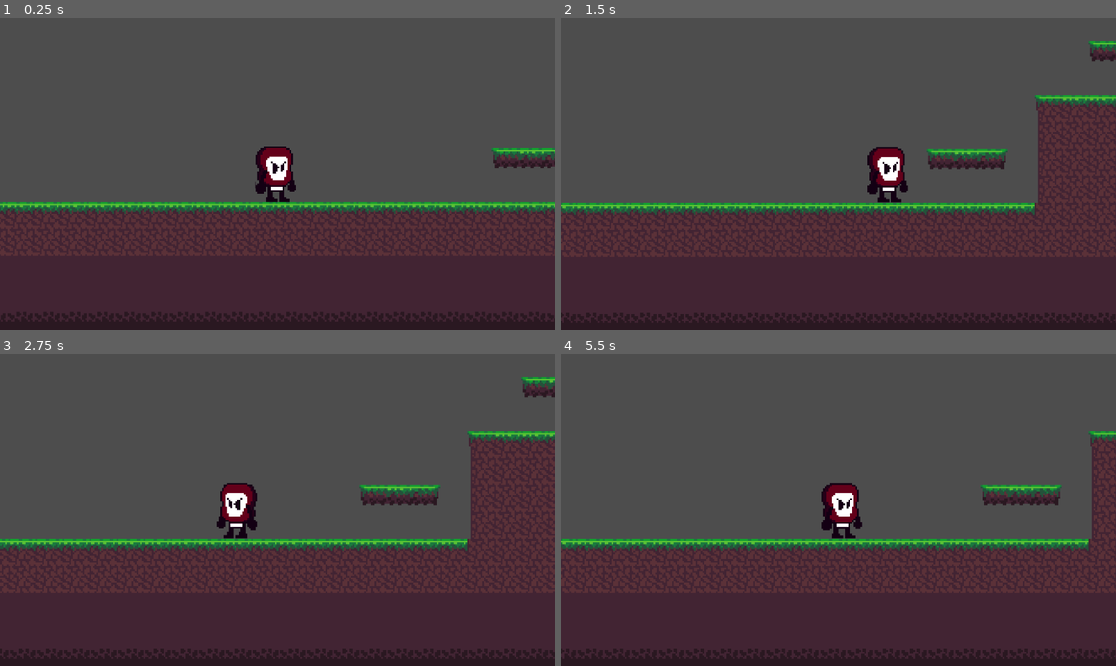
Above: before the commit, frames 1-4 (two rows, left to right).
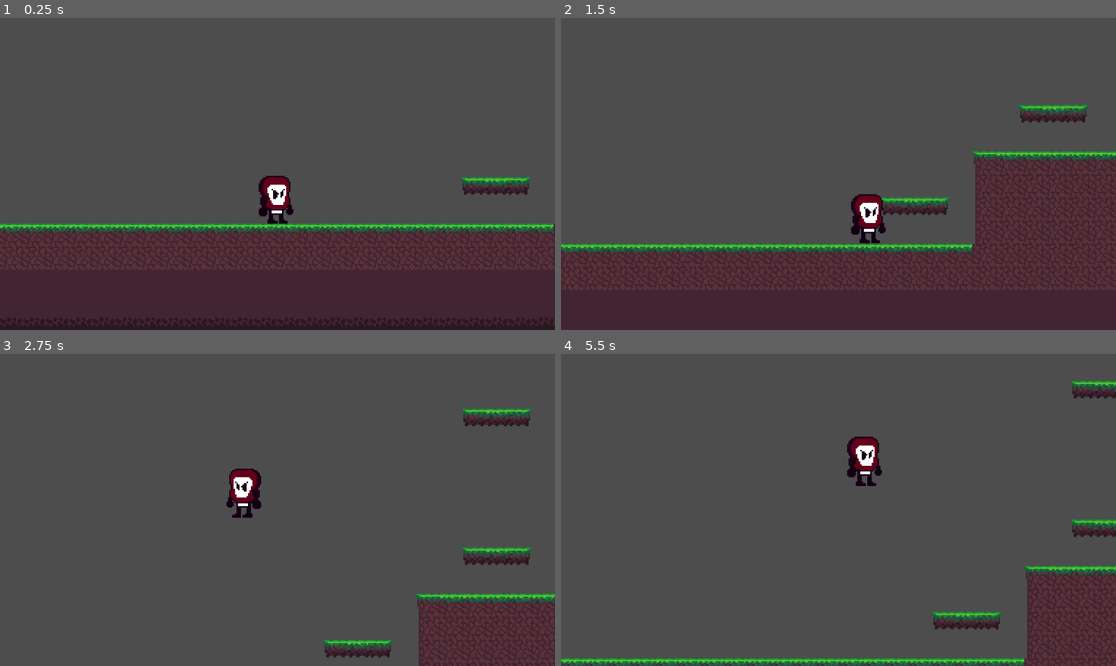
Above: after the commit, the same moments.

Repository: Crayonzla/Ketchup
Game: Godot game, scene res://world.tscn
Two runs of this game, one before a commit and one after it. Both use one fixed random seed, a clock stepped at 60 frames per second and the inputs below.
Inputs:
- Up to frame 1 (0.25 s): no input
- Up to frame 2 (1.5 s): tap Enter (ui_accept) at 0.5, 0.77, 0.8, 1.07, 1.35 s; hold Z (Select, bound only after the commit) 0.53-1.28 s; hold Right (ui_right) from 0.53 s (still down)
- Up to frame 3 (2.75 s): tap Enter (ui_accept) at 1.52, 1.82, 2.3 s; tap Z (Select, bound only after the commit) at 1.55 s; release Right (ui_right) at 2.03 s; hold Left (ui_left) from 2.03 s (still down); hold Z (Select, bound only after the commit) from 2.03 s (still down)
- Up to frame 4 (5.5 s): release Left (ui_left) at 2.78 s; release Z (Select, bound only after the commit) at 2.78 s; hold Right (ui_right) 2.78-4.28 s; tap Z (Select, bound only after the commit) at 2.85, 4.35 s; tap Enter (ui_accept) at 3.02, 3.32, 4.52, 4.82, 5.3 s; hold Enter (ui_accept) 3.53-4.28 s; hold Left (ui_left) 4.28-5.03 s; hold Right (ui_right) from 5.03 s (still down); hold Z (Select, bound only after the commit) from 5.03 s (still down)

The runs differ from the first frame. In frame 1, 16% of the frame differs, in the area x 0-100%, y 36-81%; in frame 2, 25%; in frame 3, 46%, in the area x 0-100%, y 7-100%; in frame 4, 42%.

Commit message:
Movement Fix Overhaul
Pretty much changed the whole movement script (Sorry Crayonzla ;-;) to be more retro (Got help by one tutorial for the jump)

Diff:
--- a/Funny Gamejam Project/Player.gd
+++ b/Funny Gamejam Project/Player.gd
@@ -1,38 +1,31 @@
 extends CharacterBody2D
 
-const speed = 1
-const maxspeed = 45
-const jumpmax = -100
-const gravity = 325
-const acc = 1
-const jumpacc = 1
-const deacc = 3.75
-const jumpforce = 95
+const SPD = 64
+var action = 0
+var jumpCount = 0
+
+@export var jump_height : float = 32
+@export var jump_time_to_peak : float = 0.5
+@export var jump_time_to_descent : float = 0.4
+
+@onready var jump_velocity : float = ((2.0 * jump_height) / jump_time_to_peak) * -1
+@onready var jump_gravity : float = ((-2.0 * jump_height) / (jump_time_to_peak * jump_time_to_peak)) * -1
+@onready var fall_gravity : float = ((-2.0 * jump_height) / (jump_time_to_descent * jump_time_to_descent)) * -1
 
 var motion = Vector2()
 
 func _physics_process(delta):
+	motion.y += getGravity() * delta
+	if Input.is_action_just_pressed("Select") && jumpCount < 1:
+		jump()
+		action = 2
+		jumpCount += 1
+	if is_on_floor():
+		jumpCount = 0
+
+
 	movement()
-	_jump()
-	_gravity(delta)
 	update_animation()
-
-func update_animation():
-	if motion.x == 0:
-		$AnimationPlayer.play("Idle")
-
-func movement():
-	if Input.is_action_pressed("ui_left"):
-		$Sprite2D.flip_h = true
-		motion.x  = max(motion.x - acc, -maxspeed)
-	elif motion.x < 0 && is_on_floor():
-		motion.x = min(motion.x + deacc, 0)
-	if Input.is_action_pressed("ui_right"):
-		$Sprite2D.flip_h = false
-		motion.x  = min(motion.x + acc, maxspeed)
-	elif motion.x > 0 && is_on_floor():
-		motion.x = max(motion.x - deacc, 0)
-
 	set_velocity(motion)
 	move_and_slide()
 	set_up_direction(Vector2.UP)
@@ -41,17 +34,28 @@
 	move_and_slide()
 	motion = velocity
 
-func _jump():
-	if is_on_floor():
-		if Input.is_action_pressed("ui_up") && motion.y <= 0:
-			var jumppressure = Input.get_action_strength("ui_up")
-			motion.y += -jumpforce * jumppressure
-			#motion.y = clamp(-motion.y, -jumpmax, jumpmax)
-			print(motion.y)
+func update_animation():
+	if action == 0:
+		$AnimationPlayer.play("Idle")
+	else:
+		$AnimationPlayer.stop()
 
-func _gravity(delta):
-	if not is_on_floor():
-		motion.y += gravity * delta
+func movement():
+	if Input.is_action_pressed("Left"):
+		$Sprite2D.flip_h = true
+		motion.x = -SPD
+	elif Input.is_action_pressed("Right"):
+		$Sprite2D.flip_h = false
+		motion.x = SPD
+	else:
+		motion.x = 0
+		action = 0;
+
+func jump():
+	motion.y = jump_velocity
+
+func getGravity() -> float:
+	return jump_gravity if motion.y < 0.0 else fall_gravity
 
 func _on_visible_on_screen_notifier_2d_screen_exited():
 		get_tree().change_scene_to_file("res://game_over.tscn")
--- a/Funny Gamejam Project/game_over.gd
+++ b/Funny Gamejam Project/game_over.gd
@@ -12,6 +12,6 @@
 	AnimPlayer.play("Game Over")
 
 func _process(delta):
-	if Input.is_action_pressed("ui_accept"):
+	if Input.is_action_pressed("Select"):
 		if global.world == 1:
 			get_tree().change_scene_to_file("res://world.tscn")
--- a/Funny Gamejam Project/player.tscn
+++ b/Funny Gamejam Project/player.tscn
@@ -47,10 +47,13 @@
 
 [node name="Sprite2D" type="Sprite2D" parent="."]
 texture = ExtResource("2_w4vus")
+centered = false
+offset = Vector2(-12, -34)
 hframes = 4
 
 [node name="CollisionPolygon2D" type="CollisionPolygon2D" parent="."]
-polygon = PackedVector2Array(-6, -16, -12, -12, -12, 17, 12, 17, 12, -12, 6, -16)
+position = Vector2(0, -16)
+polygon = PackedVector2Array(-8, -14, -6, -16, 6, -16, 8, -14, 8, 4, 6, 6, 6, 12, 8, 13.9991, 8, 16, -6, 16, -6, 6, -8, 4)
 
 [node name="AnimationPlayer" type="AnimationPlayer" parent="."]
 libraries = {
@@ -60,5 +63,6 @@
 [node name="RemoteTransform2D" type="RemoteTransform2D" parent="."]
 
 [node name="VisibleOnScreenNotifier2D" type="VisibleOnScreenNotifier2D" parent="."]
+position = Vector2(0, -16)
 
 [connection signal="screen_exited" from="VisibleOnScreenNotifier2D" to="." method="_on_visible_on_screen_notifier_2d_screen_exited"]
--- a/Funny Gamejam Project/project.godot
+++ b/Funny Gamejam Project/project.godot
@@ -19,6 +19,26 @@
 
 Global="*res://global.gd"
 
+[input]
+
+Select={
+"deadzone": 0.5,
+"events": [Object(InputEventKey,"resource_local_to_scene":false,"resource_name":"","device":-1,"window_id":0,"alt_pressed":false,"shift_pressed":false,"ctrl_pressed":false,"meta_pressed":false,"pressed":false,"keycode":0,"physical_keycode":90,"key_label":0,"unicode":122,"echo":false,"script":null)
+]
+}
+Left={
+"deadzone": 0.5,
+"events": [Object(InputEventKey,"resource_local_to_scene":false,"resource_name":"","device":-1,"window_id":0,"alt_pressed":false,"shift_pressed":false,"ctrl_pressed":false,"meta_pressed":false,"pressed":false,"keycode":0,"physical_keycode":4194319,"key_label":0,"unicode":0,"echo":false,"script":null)
+, Object(InputEventKey,"resource_local_to_scene":false,"resource_name":"","device":-1,"window_id":0,"alt_pressed":false,"shift_pressed":false,"ctrl_pressed":false,"meta_pressed":false,"pressed":false,"keycode":0,"physical_keycode":65,"key_label":0,"unicode":97,"echo":false,"script":null)
+]
+}
+Right={
+"deadzone": 0.5,
+"events": [Object(InputEventKey,"resource_local_to_scene":false,"resource_name":"","device":-1,"window_id":0,"alt_pressed":false,"shift_pressed":false,"ctrl_pressed":false,"meta_pressed":false,"pressed":false,"keycode":0,"physical_keycode":4194321,"key_label":0,"unicode":0,"echo":false,"script":null)
+, Object(InputEventKey,"resource_local_to_scene":false,"resource_name":"","device":-1,"window_id":0,"alt_pressed":false,"shift_pressed":false,"ctrl_pressed":false,"meta_pressed":false,"pressed":false,"keycode":0,"physical_keycode":68,"key_label":0,"unicode":100,"echo":false,"script":null)
+]
+}
+
 [rendering]
 
 textures/canvas_textures/default_texture_filter=0
--- a/Funny Gamejam Project/world.tscn
+++ b/Funny Gamejam Project/world.tscn
@@ -195,7 +195,6 @@
 
 [node name="TileMap" type="TileMap" parent="."]
 position = Vector2(-1, 0)
-scale = Vector2(0.5, 0.5)
 tile_set = SubResource("TileSet_77yr8")
 format = 2
 layer_0/name = "Foreground"
@@ -215,11 +214,12 @@
 layer_2/tile_data = PackedInt32Array()
 
 [node name="Player" parent="." instance=ExtResource("1_488pp")]
-position = Vector2(-1, 0)
+position = Vector2(-1, 8)
+scale = Vector2(1, 1)
 
 [node name="Camera2D" type="Camera2D" parent="Player"]
 position = Vector2(1, 0)
-zoom = Vector2(7, 7)
+zoom = Vector2(3, 3)
 limit_bottom = 80
 limit_smoothed = true
 position_smoothing_enabled = true
